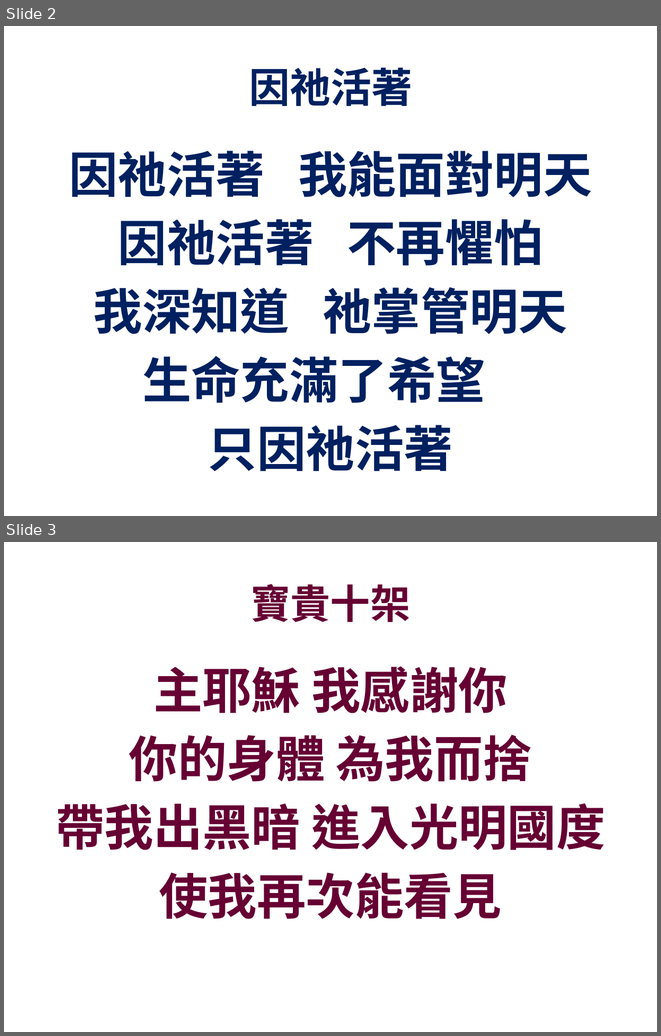
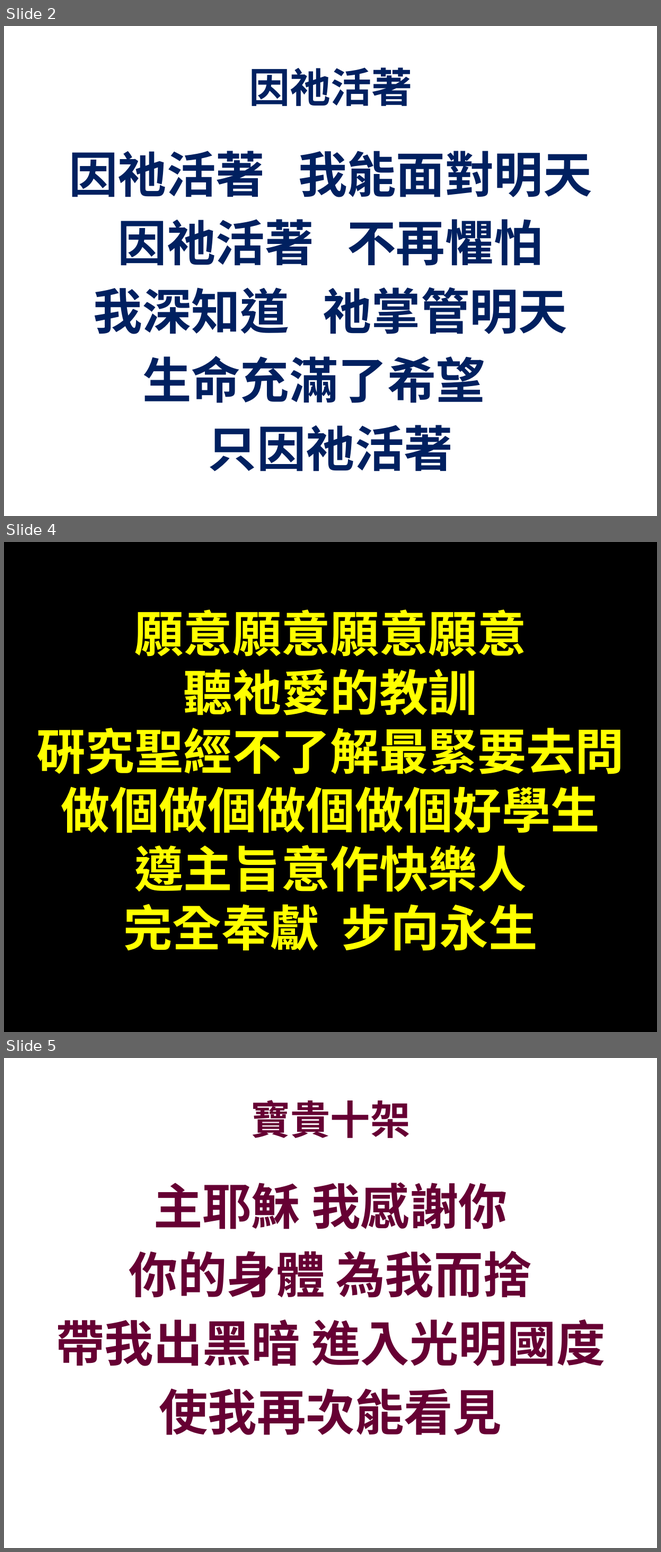
Before and after one commit to batisuoc/bible-school, a slide deck: 2019/4月.pptx. Shown one above the other, each under a label of ours: slides 2 and 3 before the commit, slides 2, 4 and 5 after it; the slides between them are not shown. The pictures are 661x1036 and 661x1552 pixels, drawn with LibreOffice and Linux fonts; fonts in the diff are those of the drawing; background and template pictures are left out. Boxes give left, top, right and bottom in pixels: in the first picture for what was removed or moved away, otherwise in the second. Text is boxed around its words. In the diff, an @@ line names an element or a change of style, - is before the commit and + after.

```diff
--- a/2019/4月.pptx
+++ b/2019/4月.pptx
@@ slide 4 added at (x1=4, y1=542, x2=657, y2=1032), background #000000 @@
@@ text added at (x1=37, y1=609, x2=625, y2=951), 54 pt, text #FFFF00, bold @@
+願意願意願意願意
+聽祂愛的教訓
+硏究聖經不了解最緊要去問
+做個做個做個做個好學生
+遵主旨意作快樂人
+完全奉獻 步向永生
@@ what was slide 3 is now slide 5 @@
```
Also in this commit, not shown: 5 other slides added, 1 other file.
